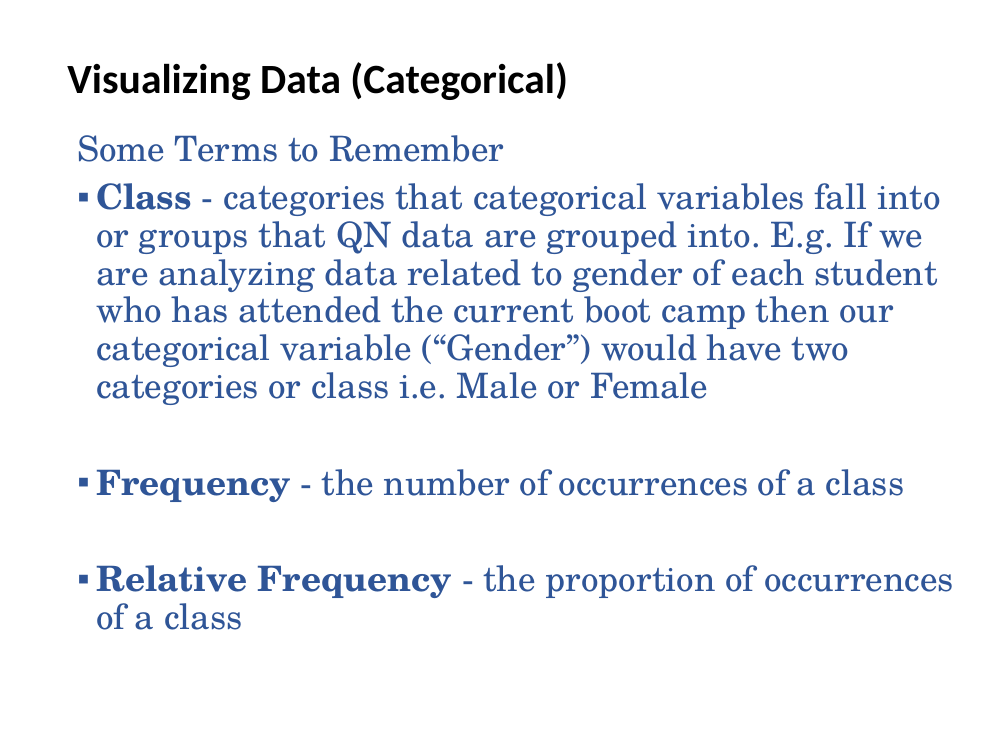
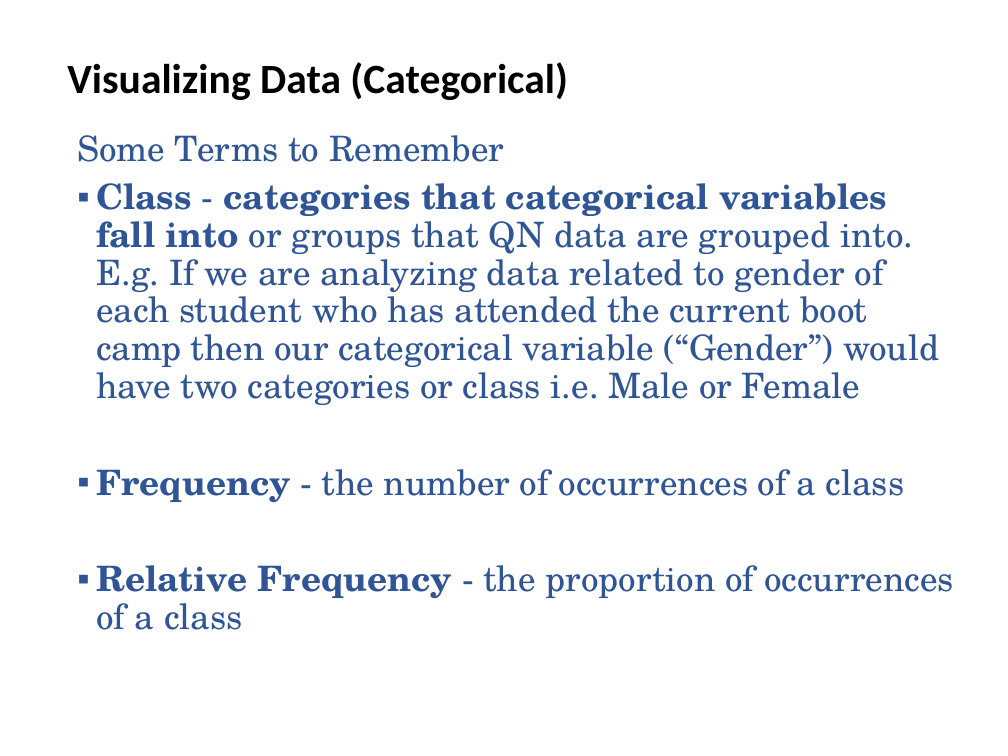
Before and after one commit to utkarshiiitm/Bootcamp-2, a slide deck: slide 8 of Boot Camp 2.pptx. Drawn at 1008x756 pixels with LibreOffice and Linux fonts; fonts in the diff are those of the drawing. Boxes give left, top, right and bottom in pixels: in the first picture for what was removed or moved away, otherwise in the second. Text is boxed around its words. In the diff, an @@ line names an element or a change of style, - is before the commit and + after.

```diff
--- a/Boot Camp 2.pptx
+++ b/Boot Camp 2.pptx
@@ text at (x1=96, y1=183, x2=939, y2=405): bold on in "categories that categorical variables fall into" @@
```
Also in this commit, not shown: 17 other slides changed, 2 slides added.
